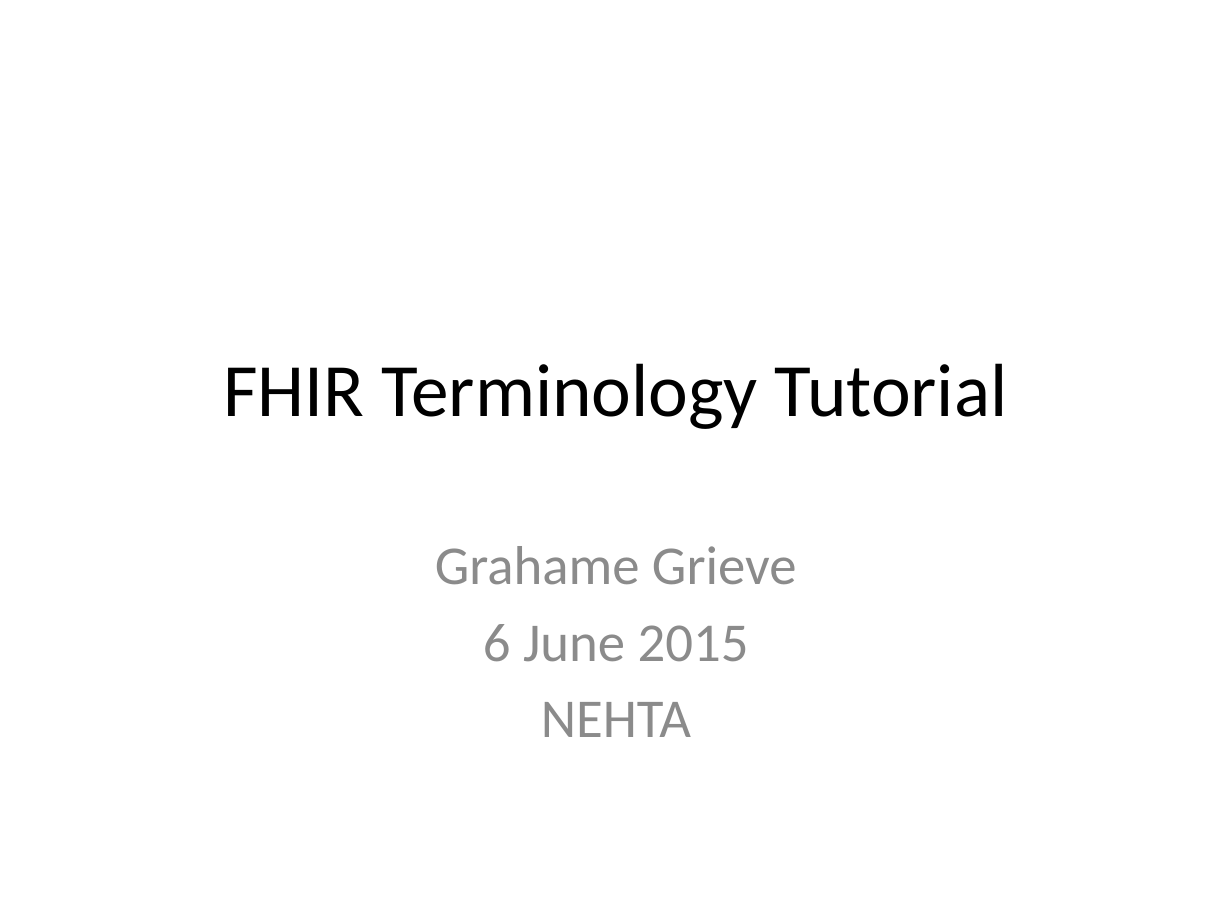
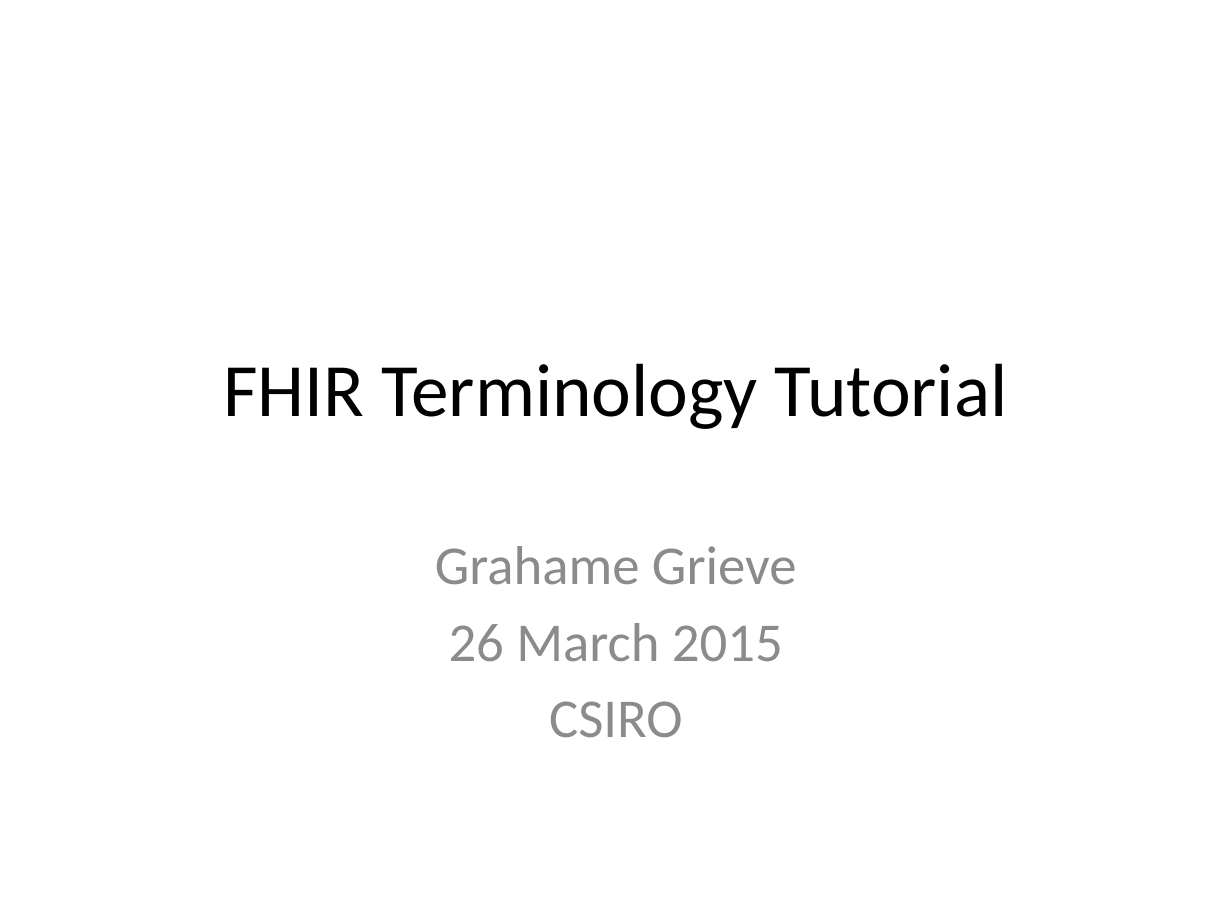
Before and after one commit to FHIR/documents, a slide deck: slide 1 of presentations/2015-03 CSIRO/FHIR Terminology Tutorial.pptx. Drawn at 1232x924 pixels with LibreOffice and Linux fonts; fonts in the diff are those of the drawing. Boxes give left, top, right and bottom in pixels: in the first picture for what was removed or moved away, otherwise in the second. Text is boxed around its words. In the diff, an @@ line names an element or a change of style, - is before the commit and + after.

```diff
--- a/presentations/2015-03 CSIRO/FHIR Terminology Tutorial.pptx
+++ b/presentations/2015-03 CSIRO/FHIR Terminology Tutorial.pptx
@@ subtitle at <box>449,623,783,738</box>: text changed @@
-6 June 2015
-NEHTA
+26 March 2015
+CSIRO
```
Also in this commit, not shown: 5 other files.
